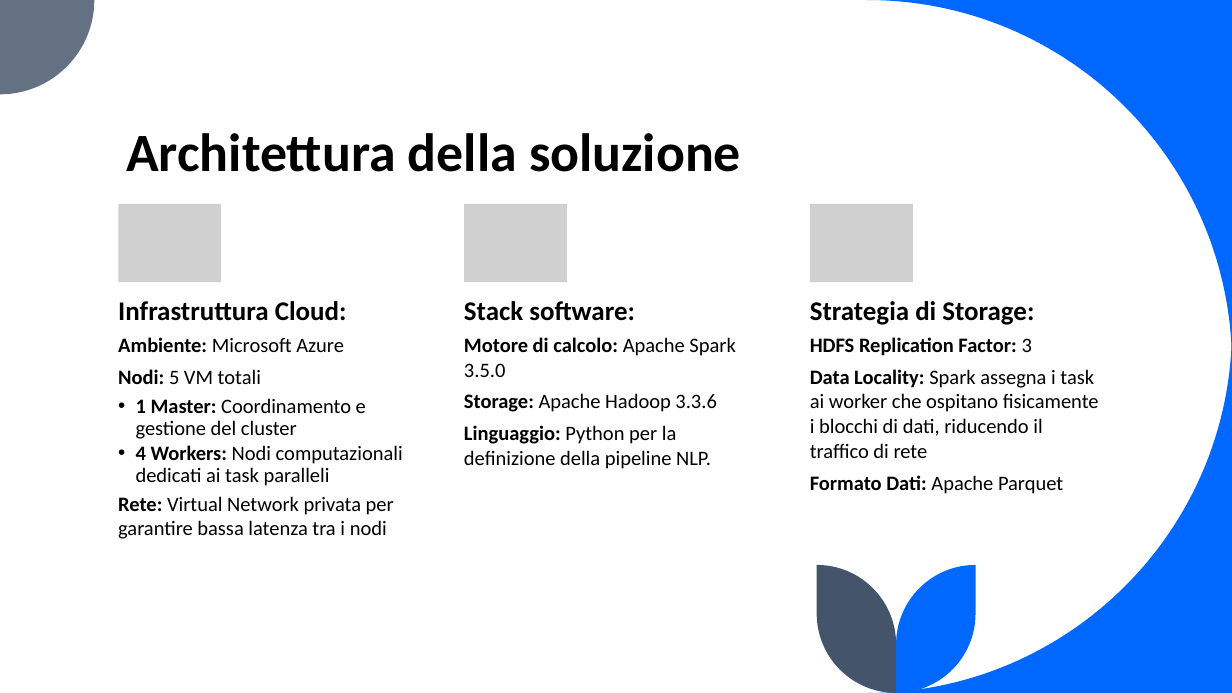
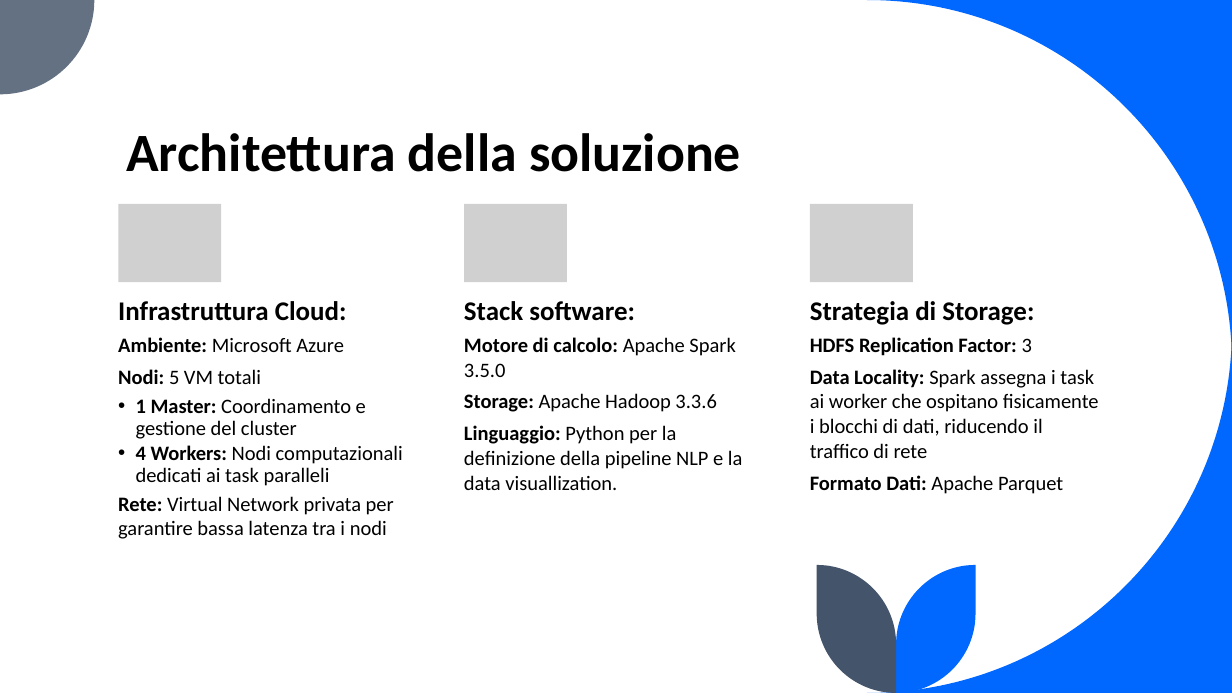
Before and after one commit to LorenzoColombo3/Sentiment_analysis_top_20_mobile_app, a slide deck: slide 3 of BENCHMARKING E SENTIMENT ANALYSIS SU CLUSTER SPARK.pptx. Drawn at 1232x693 pixels with LibreOffice and Linux fonts; fonts in the diff are those of the drawing; grey boxes stand for pictures. Boxes give left, top, right and bottom in pixels: in the first picture for what was removed or moved away, otherwise in the second. Text is boxed around its words. In the diff, an @@ line names an element or a change of style, - is before the commit and + after.

```diff
--- a/BENCHMARKING E SENTIMENT ANALYSIS SU CLUSTER SPARK.pptx
+++ b/BENCHMARKING E SENTIMENT ANALYSIS SU CLUSTER SPARK.pptx
@@ text at bbox=[464, 425, 743, 490]: text changed @@
-Linguaggio: Python per la definizione della pipeline NLP.
+Linguaggio: Python per la definizione della pipeline NLP e la data visuallization.
```
Also in this commit, not shown: 4 other slides changed, 1 slide removed, 3 other files.
